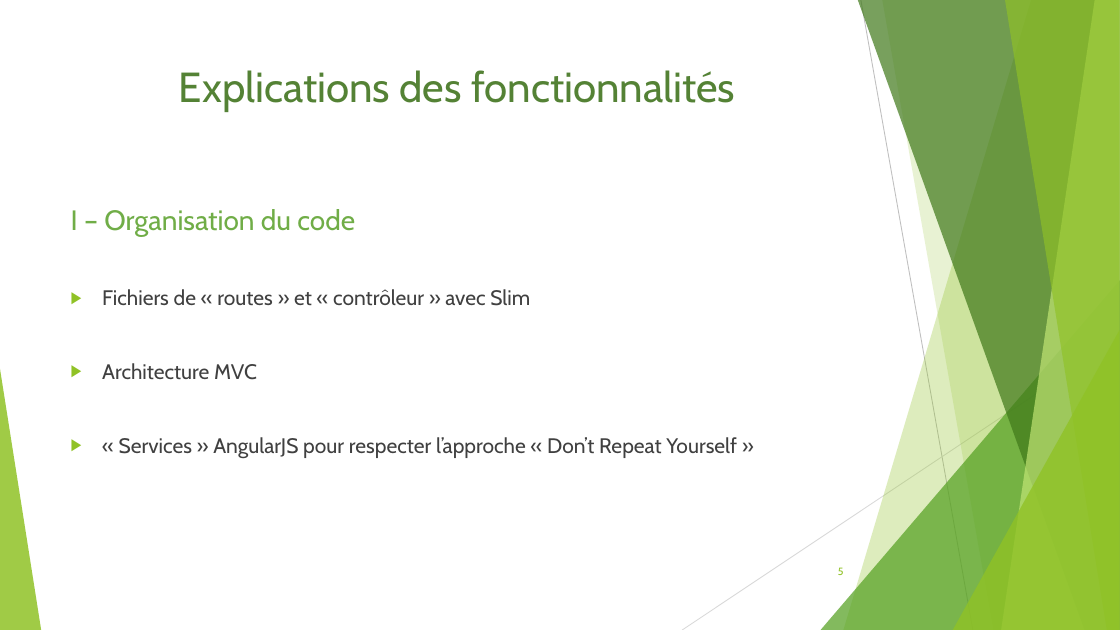
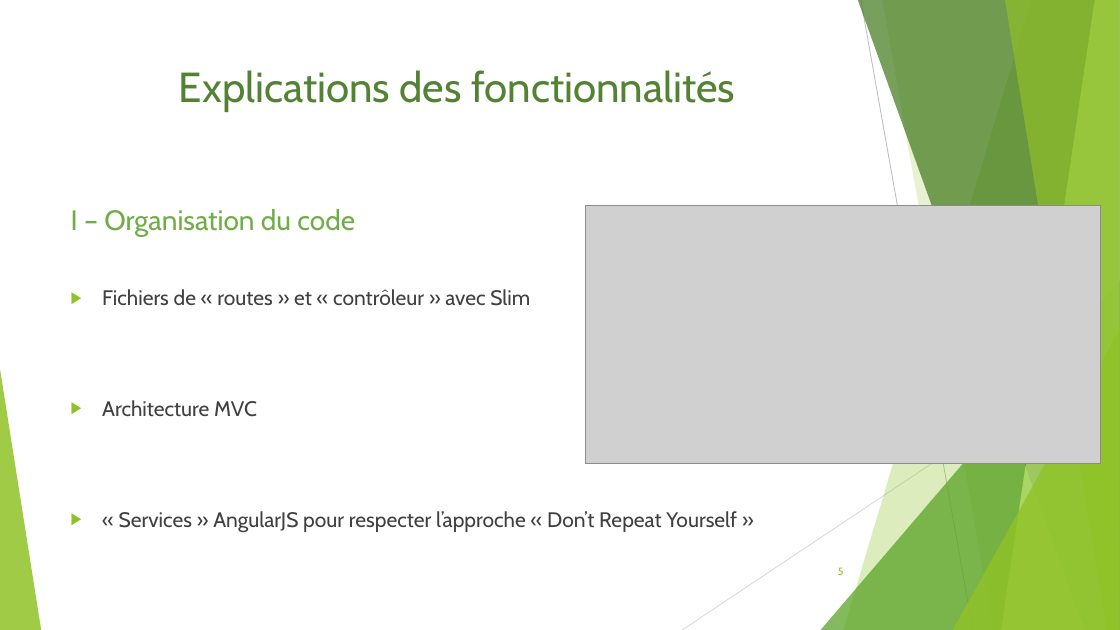
Before and after one commit to Bcante/recommandationSeries, a slide deck: slide 5 of diapoWebWindows.odp. Drawn at 1120x630 pixels with LibreOffice and Linux fonts; fonts in the diff are those of the drawing; grey boxes stand for pictures. Boxes give left, top, right and bottom in pixels: in the first picture for what was removed or moved away, otherwise in the second. Text is boxed around its words. In the diff, an @@ line names an element or a change of style, - is before the commit and + after.

```diff
--- a/diapoWebWindows.odp
+++ b/diapoWebWindows.odp
@@ text "I – Organisation du code" rewrapped from [71, 209, 737, 458] to [71, 209, 737, 532] @@
@@ picture added at [586, 205, 1101, 463] @@
```
Also in this commit, not shown: 5 other slides changed.
